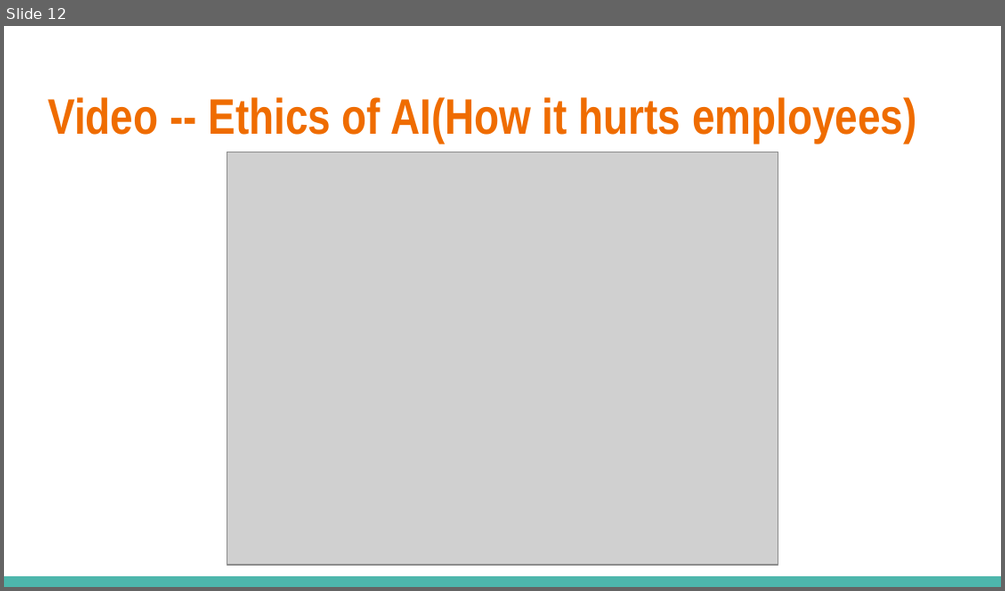
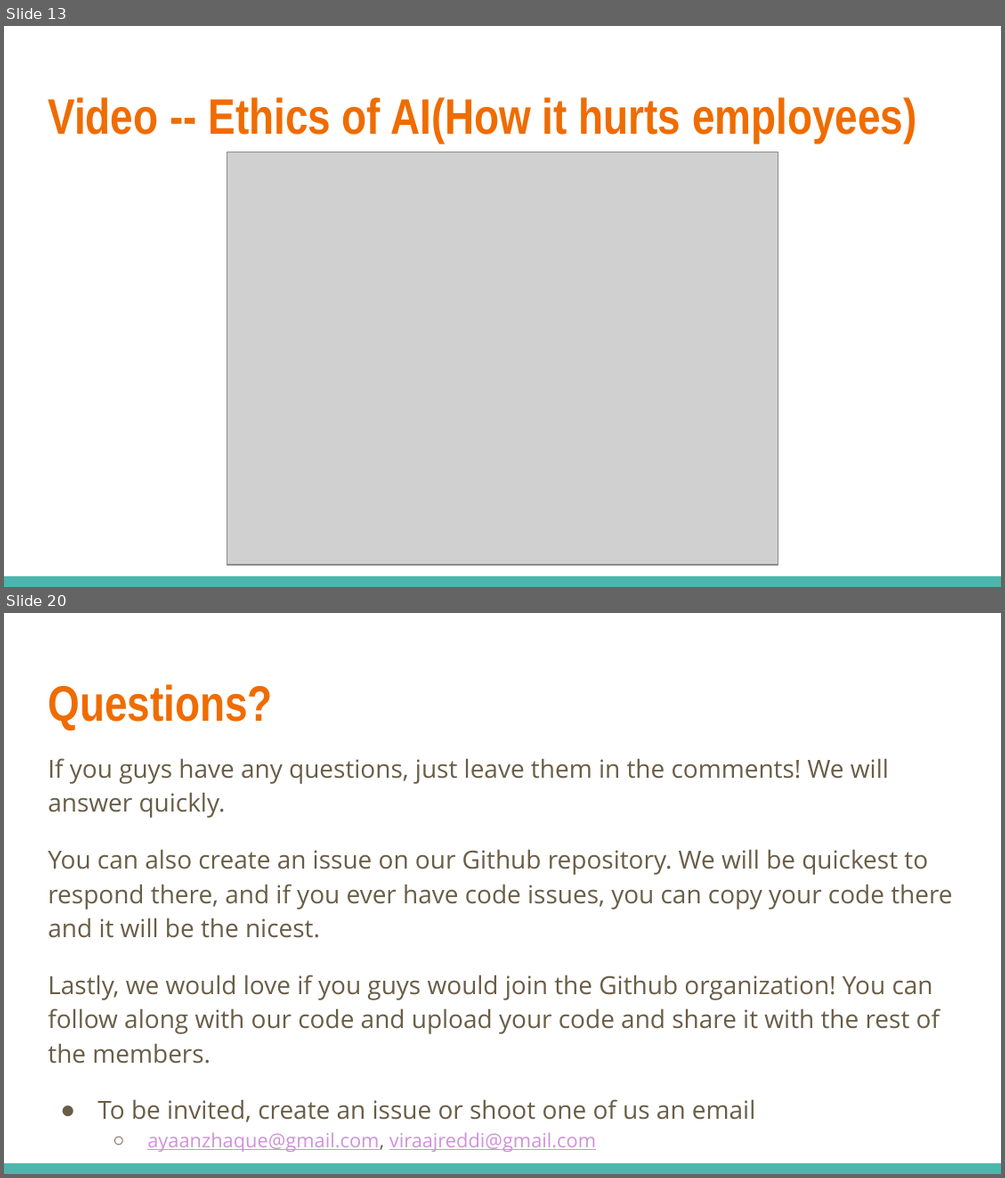
Before and after one commit to Intro-Course-AI-ML/LessonMaterials, a slide deck: 1_AI Course Presentation.pptx. Shown one above the other, each under a label of ours: slide 12 before the commit, slides 13 and 20 after it; the slides between them are not shown. The pictures are 1005x591 and 1005x1178 pixels, drawn with LibreOffice and Linux fonts; fonts in the diff are those of the drawing; grey boxes stand for pictures. Boxes give left, top, right and bottom in pixels: in the first picture for what was removed or moved away, otherwise in the second. Text is boxed around its words. In the diff, an @@ line names an element or a change of style, - is before the commit and + after.

```diff
--- a/1_AI Course Presentation.pptx
+++ b/1_AI Course Presentation.pptx
@@ slide 20 added at [4, 613, 1001, 1174], background #FFFFFF; not listed: 1 template element that a slide beside it also shows @@
@@ title added at [48, 684, 272, 730], 36 pt, text #EF6C00, bold @@
+Questions?
@@ text added at [48, 758, 952, 1151], 18 pt, text #695D46 @@
+If you guys have any questions, just leave them in the comments! We will answer quickly.
+You can also create an issue on our Github repository. We will be quickest to respond there, and if you ever have code issues, you can copy your code there and it will be the nicest.
+Lastly, we would love if you guys would join the Github organization! You can follow along with our code and upload your code and share it with the rest of the members.
+● To be invited, create an issue or shoot one of us an email
+  ○ ayaanzhaque@gmail.com, viraajreddi@gmail.com
@@ what was slide 12 is now slide 13 @@
```
Also in this commit, not shown: 12 slides changed, 4 other slides added, 2 slides removed, 1 other file.
